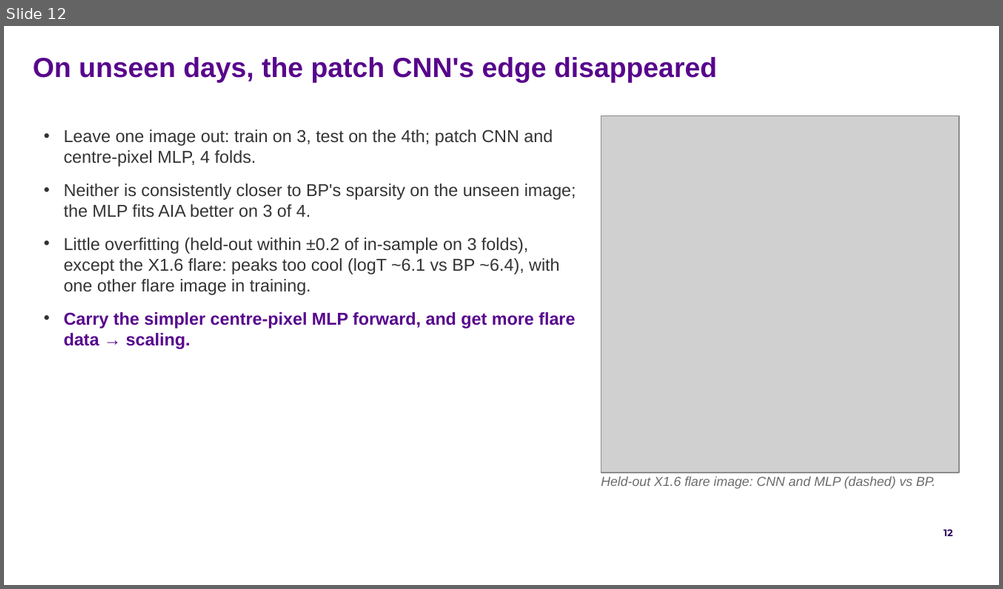
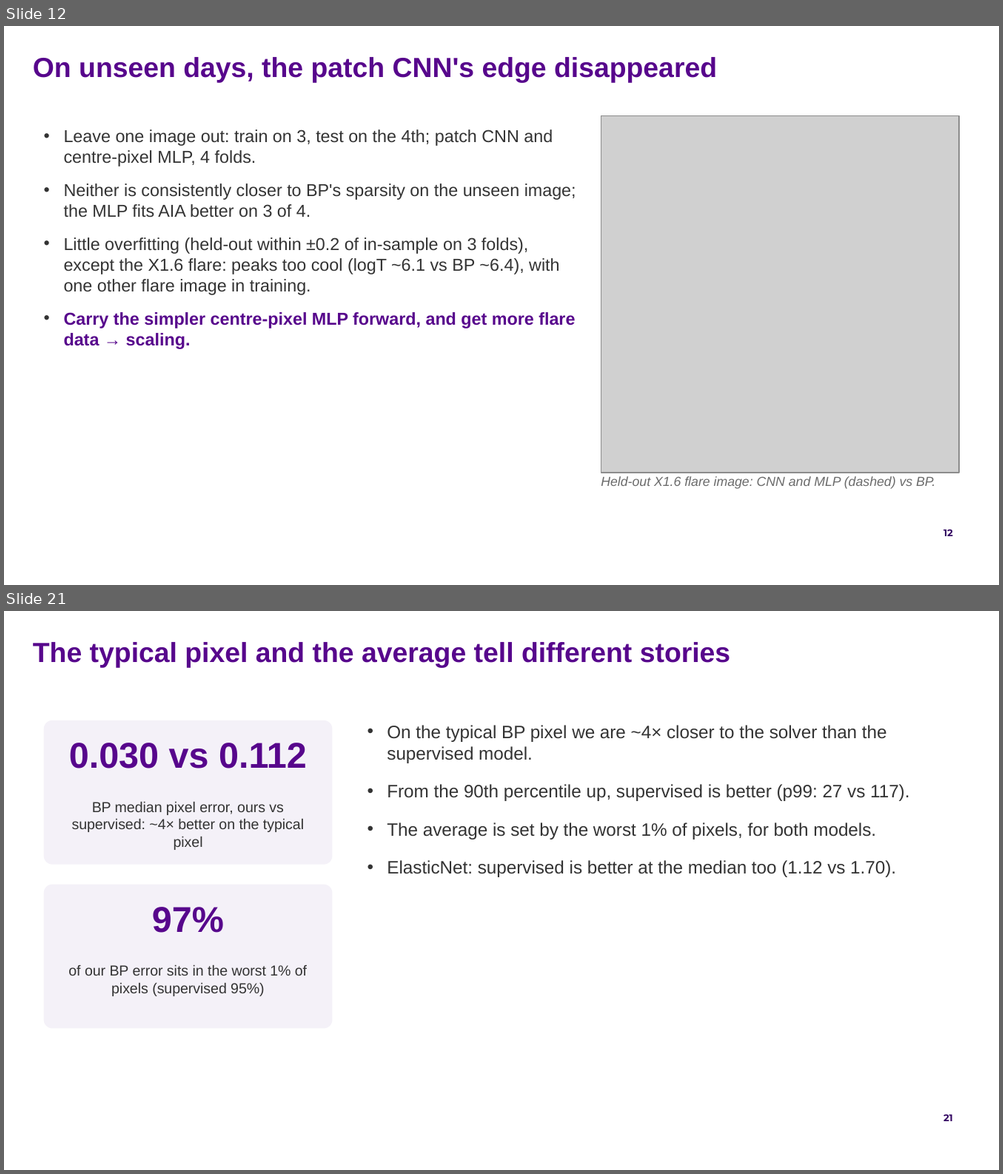
Before and after one commit to FruitPnchSamuraiG/solar-dem-inversion, a slide deck: slides/DEM_deck_v2.pptx. Shown one above the other, each under a label of ours: slide 12 before the commit, slides 12 and 21 after it; the slides between them are not shown. The pictures are 1003x589 and 1003x1174 pixels, drawn with LibreOffice and Linux fonts; fonts in the diff are those of the drawing; grey boxes stand for pictures; background and template pictures are left out. Boxes give left, top, right and bottom in pixels: in the first picture for what was removed or moved away, otherwise in the second. Text is boxed around its words. In the diff, an @@ line names an element or a change of style, - is before the commit and + after.

```diff
--- a/slides/DEM_deck_v2.pptx
+++ b/slides/DEM_deck_v2.pptx
@@ slide 21 added at [4, 611, 999, 1170], background #FFFFFF; not listed: 1 template element that a slide beside it also shows @@
@@ text added at [33, 642, 730, 668], 20 pt, text #57068C, bold @@
+The typical pixel and the average tell different stories
@@ rounded rectangle added at [44, 721, 333, 865], fill #F4F1F8 @@
@@ text added at [69, 743, 307, 769], 26 pt, text #57068C, bold @@
+0.030 vs 0.112
@@ text added at [387, 725, 909, 877], 13 pt, text #333333 @@
+• On the typical BP pixel we are ~4× closer to the solver than the supervised model.
+• From the 90th percentile up, supervised is better (p99: 27 vs 117).
+• The average is set by the worst 1% of pixels, for both models.
+• ElasticNet: supervised is better at the median too (1.12 vs 1.70).
@@ text added at [72, 802, 304, 850], 10.5 pt, text #333333 @@
+BP median pixel error, ours vs supervised: ~4× better on the typical pixel
@@ rounded rectangle added at [44, 885, 333, 1028], fill #F4F1F8 @@
@@ text added at [152, 907, 224, 933], 26 pt, text #57068C, bold @@
+97%
@@ text added at [68, 965, 307, 997], 10.5 pt, text #333333 @@
+of our BP error sits in the worst 1% of pixels (supervised 95%)
```
Also in this commit, not shown: 1 slide changed, 18 other slides added, 3 other files.
